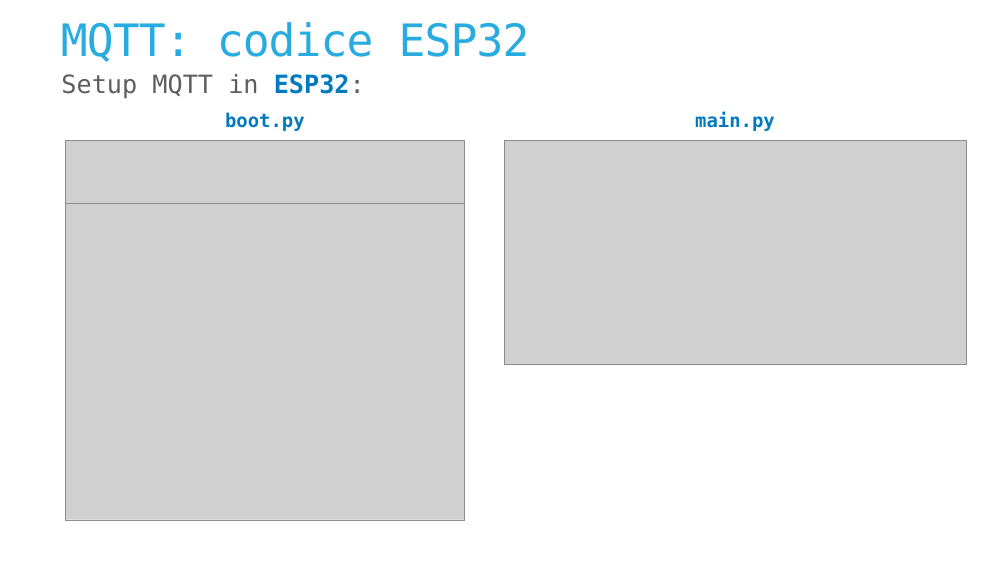
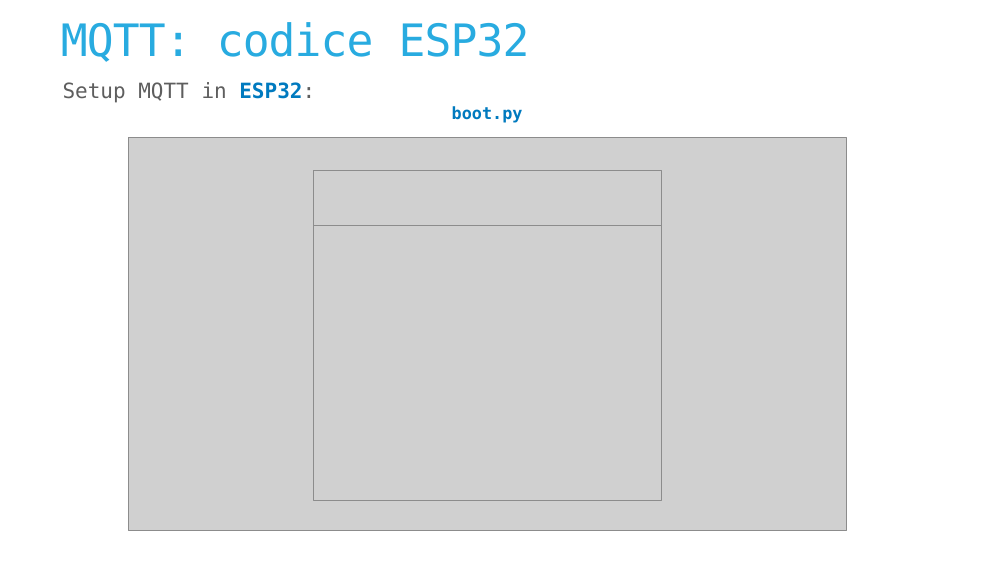
Before and after one commit to Alberto-00/Progetto-IoT, a slide deck: slide 7 of Presentation/TemplateIoT.pptx. Drawn at 1008x567 pixels with LibreOffice and Linux fonts; fonts in the diff are those of the drawing; grey boxes stand for pictures; background and template pictures are left out. Boxes give left, top, right and bottom in pixels: in the first picture for what was removed or moved away, otherwise in the second. Text is boxed around its words. In the diff, an @@ line names an element or a change of style, - is before the commit and + after.

```diff
--- a/Presentation/TemplateIoT.pptx
+++ b/Presentation/TemplateIoT.pptx
@@ text "Setup MQTT in ESP32:" moved from (x1=61, y1=74, x2=365, y2=99) to (x1=63, y1=82, x2=315, y2=103) @@
@@ text "Setup MQTT in ESP32:" at (x1=63, y1=82, x2=315, y2=103): size 48 to 40 pt @@
@@ text "boot.py" moved from (x1=225, y1=112, x2=305, y2=131) to (x1=452, y1=106, x2=523, y2=123) @@
@@ text "boot.py" at (x1=452, y1=106, x2=523, y2=123): size 36 to 32 pt @@
@@ text removed at (x1=695, y1=112, x2=775, y2=131) @@
-main.py
@@ picture added at (x1=128, y1=137, x2=846, y2=530) @@
@@ picture removed at (x1=504, y1=140, x2=966, y2=364) @@
@@ picture resized from (x1=65, y1=140, x2=464, y2=203) to (x1=313, y1=170, x2=661, y2=225) @@
@@ picture resized from (x1=65, y1=200, x2=464, y2=520) to (x1=313, y1=221, x2=661, y2=501) @@
```
Also in this commit, not shown: 6 other slides changed, 2 slides added, 1 slide removed.
